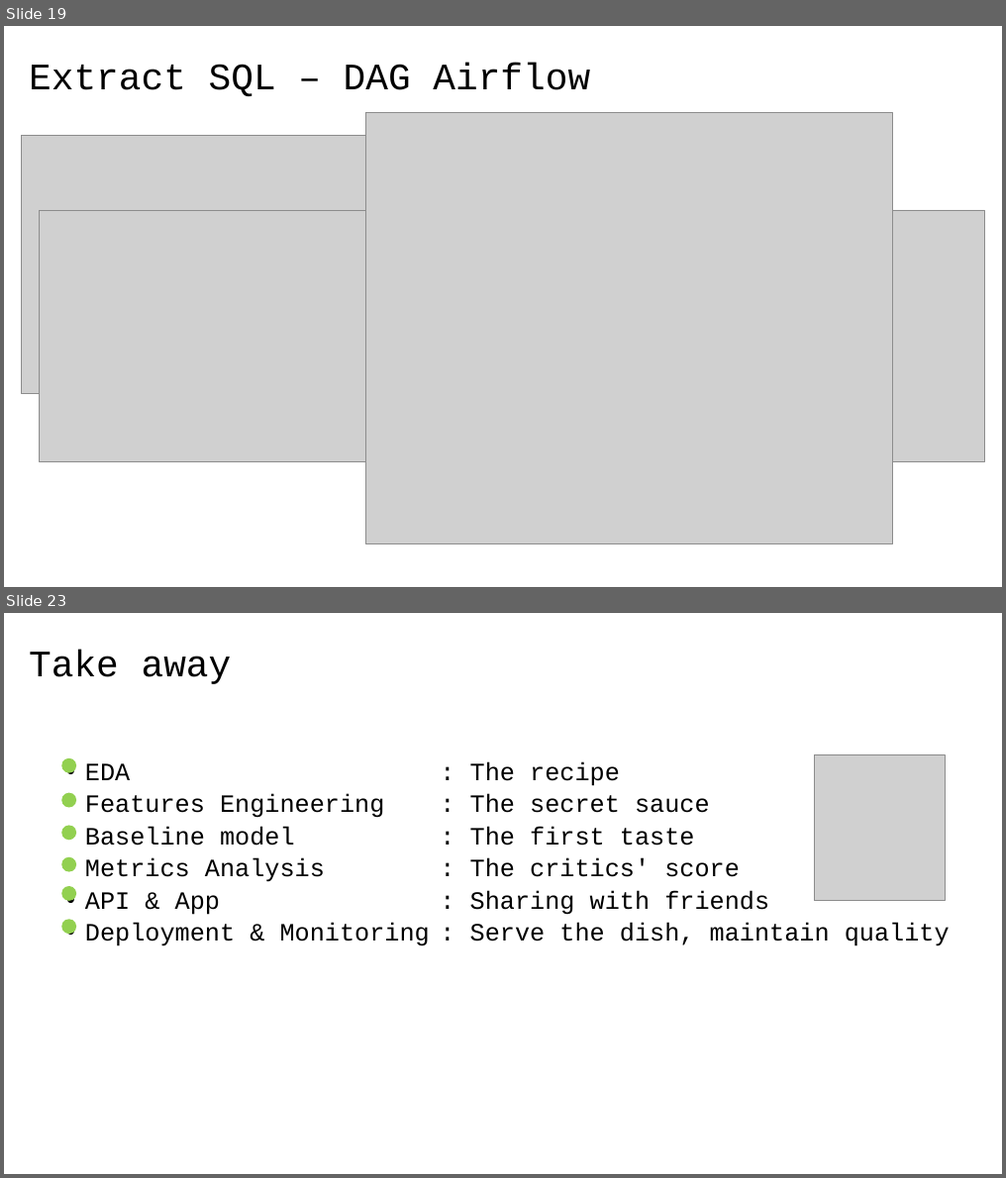
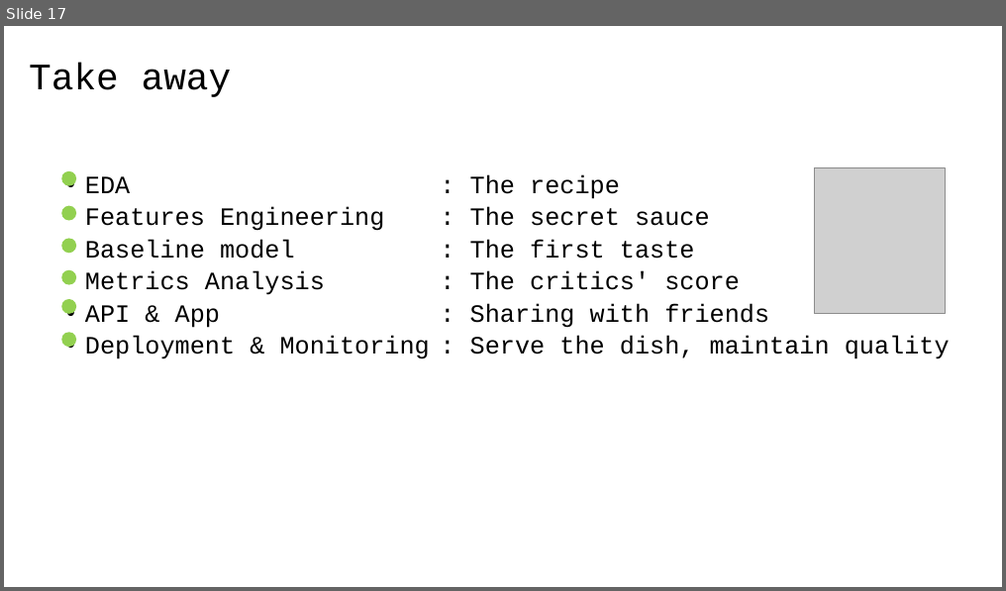
Before and after one commit to 40tude/fraud_detection_2, a slide deck: assets/00_fraud_detection_2_soutenance.pptx. Shown one above the other, each under a label of ours: slides 19 and 23 before the commit, slide 17 after it; the slides between them are not shown. The pictures are 1006x1178 and 1006x591 pixels, drawn with LibreOffice and Linux fonts; fonts in the diff are those of the drawing; grey boxes stand for pictures. Boxes give left, top, right and bottom in pixels: in the first picture for what was removed or moved away, otherwise in the second. Text is boxed around its words. In the diff, an @@ line names an element or a change of style, - is before the commit and + after.

```diff
--- a/assets/00_fraud_detection_2_soutenance.pptx
+++ b/assets/00_fraud_detection_2_soutenance.pptx
@@ slide 19 removed at [4, 26, 1002, 587], background #FFFFFF @@
@@ title removed at [29, 63, 590, 96] @@
-Extract SQL – DAG Airflow
@@ picture removed at [365, 113, 893, 545] @@
@@ picture removed at [21, 135, 604, 394] @@
@@ picture removed at [40, 210, 985, 463] @@
@@ what was slide 23 is now slide 17 @@
```
Also in this commit, not shown: 8 slides changed, 2 slides added, 7 other slides removed.
